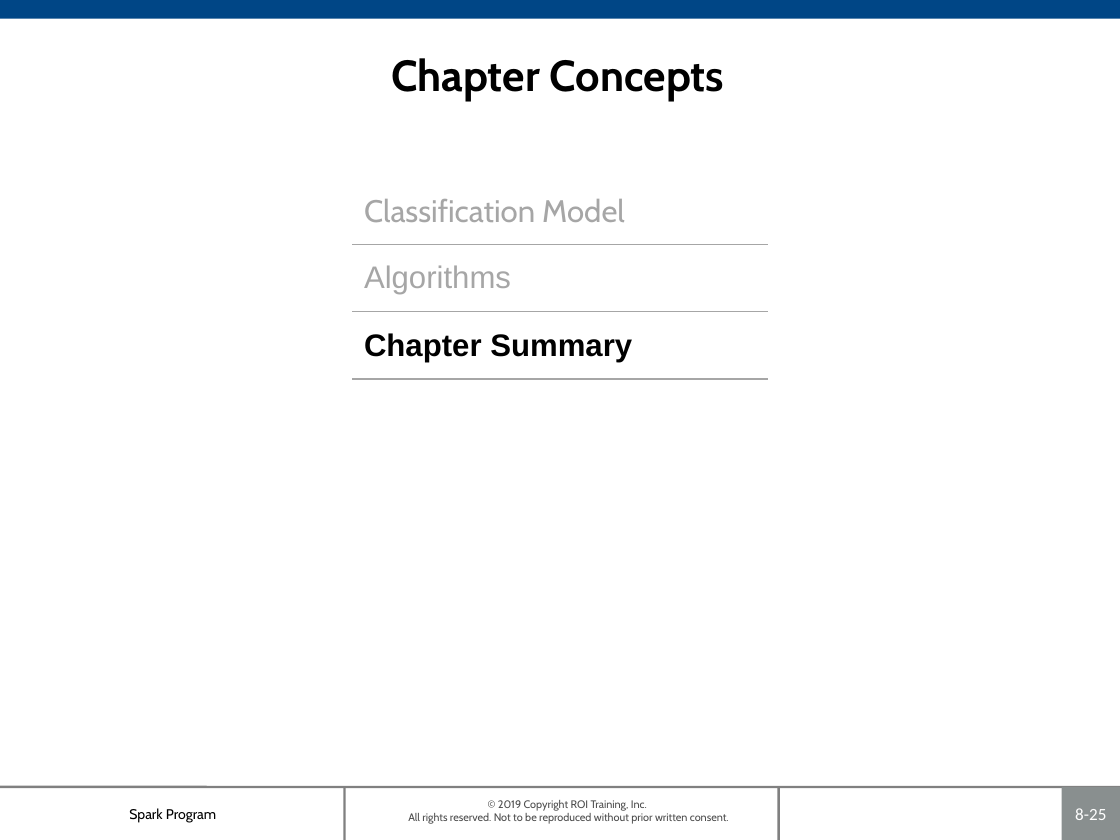
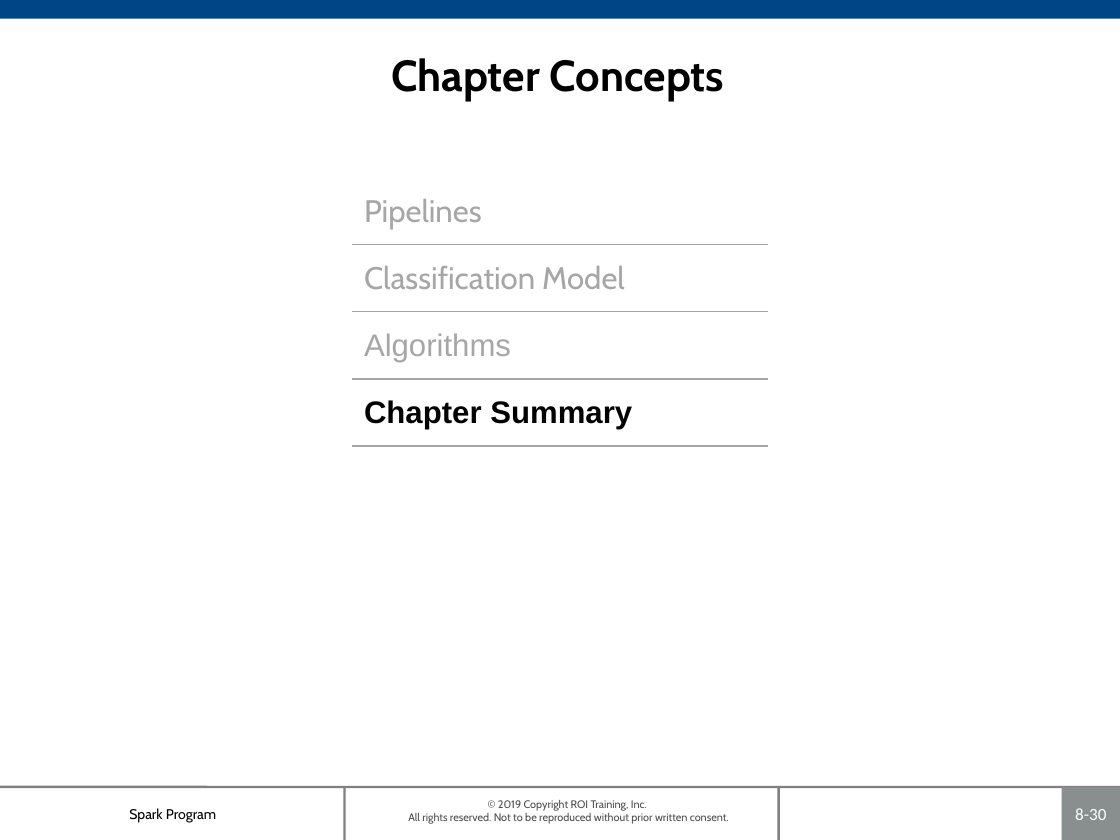
Before and after one commit to roitraining/SparkProgram, a slide deck: slide 30 of Day7-ClassificationAnalysis/Ch08-ClassificationModels.pptx (slide 25 before the commit). Drawn at 1120x840 pixels with LibreOffice and Linux fonts; fonts in the diff are those of the drawing; background and template pictures are left out. Boxes give left, top, right and bottom in pixels: in the first picture for what was removed or moved away, otherwise in the second. Text is boxed around its words. In the diff, an @@ line names an element or a change of style, - is before the commit and + after.

```diff
--- a/Day7-ClassificationAnalysis/Ch08-ClassificationModels.pptx
+++ b/Day7-ClassificationAnalysis/Ch08-ClassificationModels.pptx
@@ table at (x1=353, y1=177, x2=767, y2=446) @@
+row 1: Pipelines
@@ page number at (x1=1075, y1=808, x2=1106, y2=820): text changed @@
-8-25
+8-30
```
Also in this commit, not shown: 6 other slides changed, 5 slides added, 1 other file.
